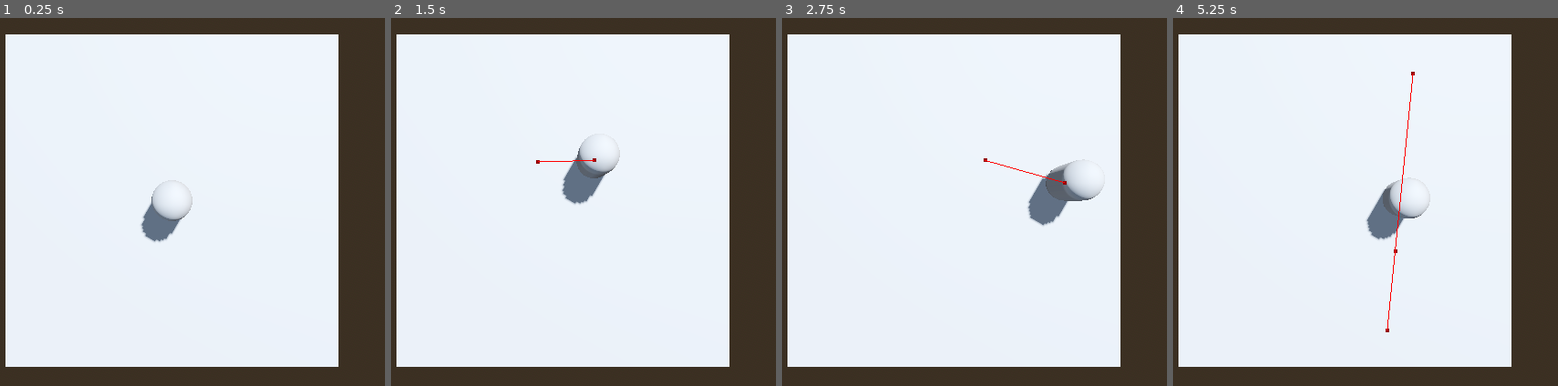
Above: before the commit, frames 1-4 (left to right).
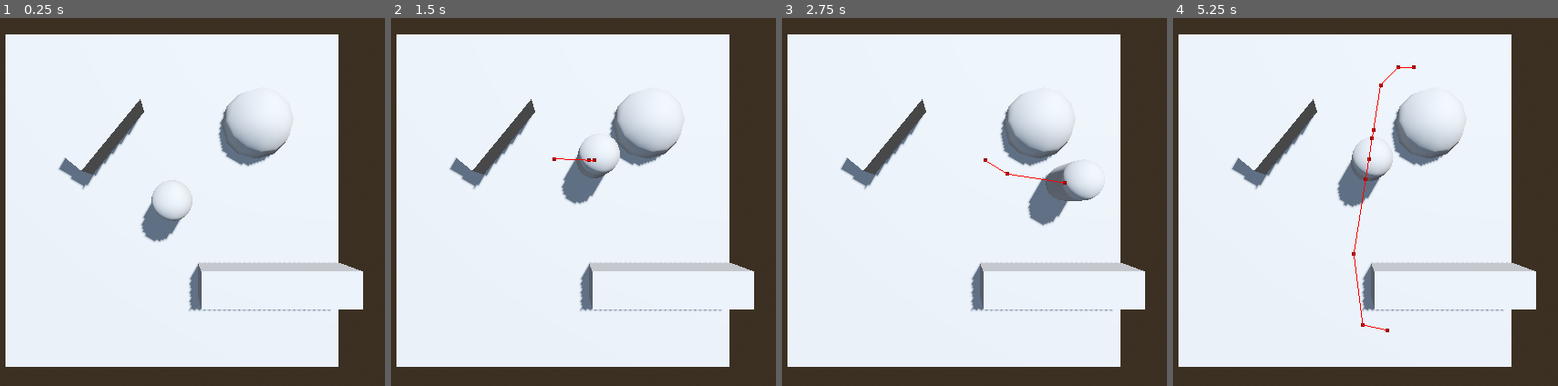
Above: after the commit, the same moments.

Repository: lcrol77/Count-Masters
Game: Godot game, scene res://main.tscn
Two runs of this game, one before a commit and one after it. Both use one fixed random seed, a clock stepped at 60 frames per second and the inputs below.
Inputs:
- Up to frame 1 (0.25 s): no input
- Up to frame 2 (1.5 s): tap Enter (ui_accept) at 0.5, 0.77 s
- Up to frame 3 (2.75 s): tap Enter (ui_accept) at 1.52 s
- Up to frame 4 (5.25 s): tap Enter (ui_accept) at 2.75, 3.02, 3.77, 4.52 s

The runs differ from the first frame. In frame 1, 4.9% of the frame differs, in the area x 15-95%, y 20-80%; in frame 2, 4.9%; in frame 3, 5.0%; in frame 4, 7.6%, in the area x 15-95%, y 12-85%.

Commit message:
added obsticles

Diff:
--- a/floor.tscn
+++ b/floor.tscn
@@ -1,8 +1,8 @@
 [gd_scene load_steps=2 format=3 uid="uid://dtl57v7tnj3yx"]
 
 [sub_resource type="NavigationMesh" id="NavigationMesh_ryoud"]
-vertices = PackedVector3Array(-4.5, 0.5, -4.5, -4.5, 0.5, 4.5, 4.5, 0.5, 4.5, 4.5, 0.5, -4.5)
-polygons = [PackedInt32Array(3, 2, 0), PackedInt32Array(0, 2, 1)]
+vertices = PackedVector3Array(4, 0.5, -3, 4, 0.5, -2.25, 4.5, 0.5, -2.25, 4.5, 0.5, -4.5, -4.5, 0.5, -0.25, -3, 0.5, -0.25, -3.75, 0.5, -1, 1.5, 0.5, -3.75, 3.25, 0.5, -3.75, -4.5, 0.5, -4.5, -2, 0.5, -4, -3.75, 0.5, -2, -0.25, 0.5, -3.25, -0.5, 0.5, -1.75, 1, 0.5, -1.75, 1, 0.5, -3.25, -2, 1.5, -2.5, -2, 1.5, -2, -1.25, 1.5, -2.5, 3.5, 0.5, -0.75, 4.5, 0.5, 1.25, 4.5, 0.5, 4.5, 4.5, 0.5, 3.5, 0.5, 0.5, 3.5, -4.5, 0.5, 4.5, 1.5, 0.5, -0.75, -1.75, 0.5, -0.25, 0.25, 0.5, 1.5)
+polygons = [PackedInt32Array(1, 0, 2), PackedInt32Array(2, 0, 3), PackedInt32Array(6, 5, 4), PackedInt32Array(8, 7, 3), PackedInt32Array(3, 7, 10), PackedInt32Array(3, 10, 9), PackedInt32Array(3, 0, 8), PackedInt32Array(6, 4, 11), PackedInt32Array(11, 4, 9), PackedInt32Array(15, 14, 12), PackedInt32Array(12, 14, 13), PackedInt32Array(15, 12, 7), PackedInt32Array(7, 12, 10), PackedInt32Array(9, 10, 11), PackedInt32Array(18, 17, 16), PackedInt32Array(1, 2, 19), PackedInt32Array(19, 2, 20), PackedInt32Array(22, 21, 23), PackedInt32Array(23, 21, 24), PackedInt32Array(14, 25, 13), PackedInt32Array(13, 25, 26), PackedInt32Array(26, 25, 27), PackedInt32Array(5, 26, 27), PackedInt32Array(19, 20, 25), PackedInt32Array(25, 20, 27), PackedInt32Array(5, 27, 4), PackedInt32Array(4, 27, 23), PackedInt32Array(4, 23, 24)]
 geometry_parsed_geometry_type = 0
 
 [node name="Floor" type="NavigationRegion3D"]
@@ -12,3 +12,16 @@
 transform = Transform3D(1, 0, 0, 0, 1, 0, 0, 0, 1, 0, -0.5, 0)
 use_collision = true
 size = Vector3(10, 1, 10)
+
+[node name="CSGBox3D" type="CSGBox3D" parent="."]
+transform = Transform3D(4.24758, 0, 0, 0, 1, 0, 0, 0, 1, 2.89647, 0.5, 2.36444)
+use_collision = true
+
+[node name="CSGBox3D2" type="CSGBox3D" parent="."]
+transform = Transform3D(1.54777, 0, 0.773309, 0, 1, 0, -1.88778, 0, 0.634029, -1.99065, 0.5, -2.0404)
+use_collision = true
+
+[node name="CSGSphere3D" type="CSGSphere3D" parent="."]
+transform = Transform3D(1, 0, 0, 0, 1, 0, 0, 0, 1, 2.43956, 0.256615, -2.21642)
+use_collision = true
+radius = 1.0
--- a/nav_npc.tscn
+++ b/nav_npc.tscn
@@ -17,4 +17,9 @@
 shape = SubResource("ConvexPolygonShape3D_ws0pl")
 
 [node name="NavigationAgent3D" type="NavigationAgent3D" parent="."]
+path_desired_distance = 0.75
 debug_enabled = true
+
+[node name="NavigationAgent3D2" type="NavigationAgent3D" parent="."]
+path_desired_distance = 0.75
+debug_enabled = true
